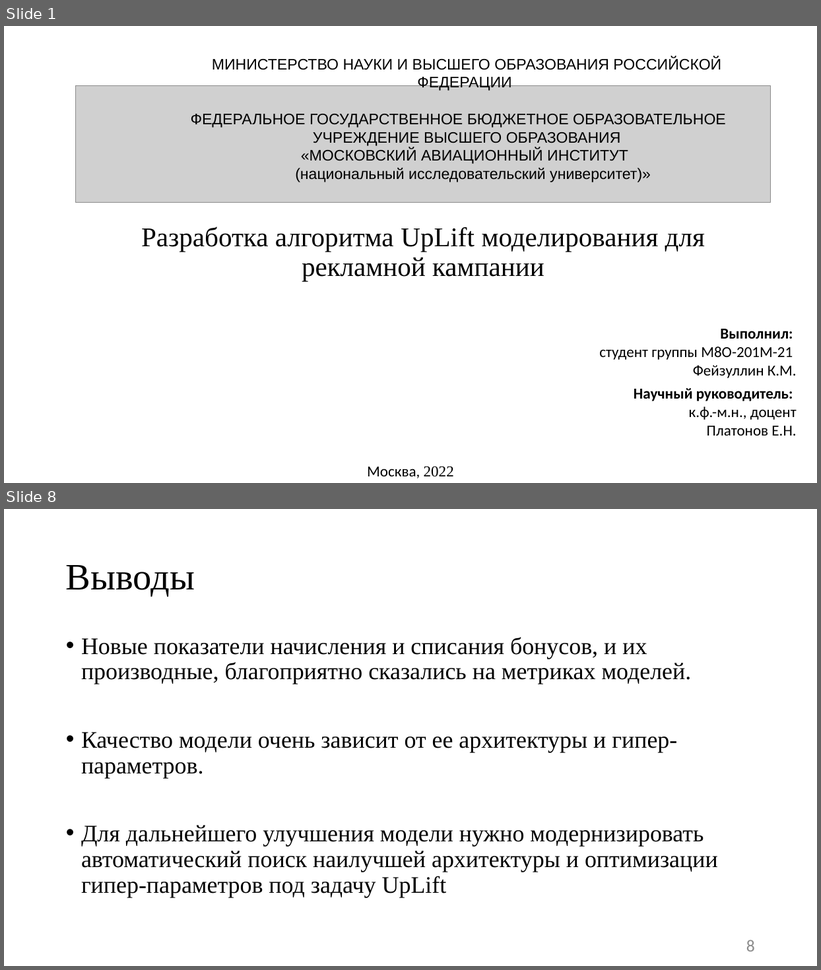
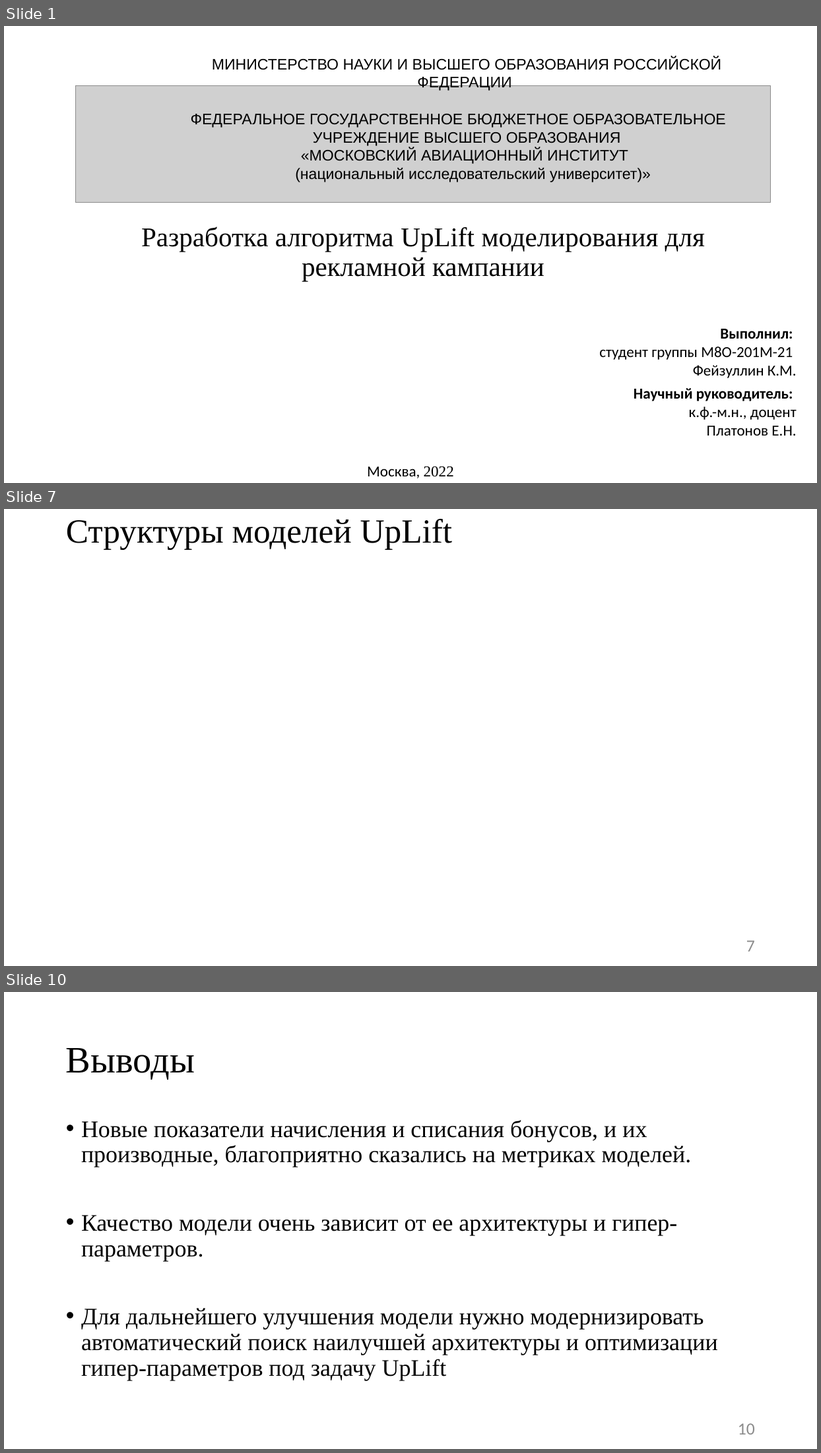
Before and after one commit to JacKira/MastersDegree, a slide deck: Отчет_4_сем/Презентация Фейзуллин 201.pptx. Shown one above the other, each under a label of ours: slides 1 and 8 before the commit, slides 1, 7 and 10 after it; the slides between them are not shown. The pictures are 821x970 and 821x1453 pixels, drawn with LibreOffice and Linux fonts; fonts in the diff are those of the drawing; grey boxes stand for pictures. Boxes give left, top, right and bottom in pixels: in the first picture for what was removed or moved away, otherwise in the second. Text is boxed around its words. In the diff, an @@ line names an element or a change of style, - is before the commit and + after.

```diff
--- a/Отчет_4_сем/Презентация Фейзуллин 201.pptx
+++ b/Отчет_4_сем/Презентация Фейзуллин 201.pptx
@@ slide 7 added at bbox=[4, 509, 817, 966], background #FFFFFF @@
@@ title added at bbox=[66, 519, 452, 550], 40 pt, text #000000 @@
+Структуры моделей UpLift
@@ page number added at bbox=[746, 941, 755, 952], 20 pt, text #8C8C8C @@
+7
@@ what was slide 8 is now slide 10 @@
@@ page number at bbox=[738, 1424, 755, 1435]: text changed @@
-8
+10
```
Also in this commit, not shown: 5 slides changed, 2 other slides added, 1 slide removed, 3 other files.
